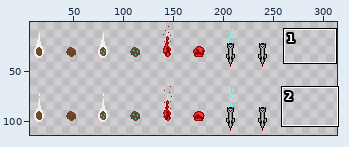
Two versions of one sprite sheet, game/assets/asteroid_sheet.png. The first picture is a wide view before the edit; the outline marks the close-up.
Close-up. Earlier state:
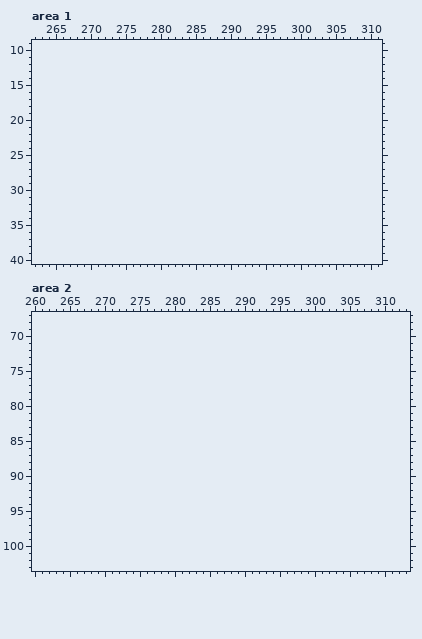
The file is 256x128 pixels. Colours within 5 levels of each other are drawn and written as one. Shown: area 1: x 262..311, y 9..40; area 2: x 260..313, y 67..103. The old version is drawn lined up with the new one, on the new canvas. The wide view leaves out empty margins.
And afterwards:
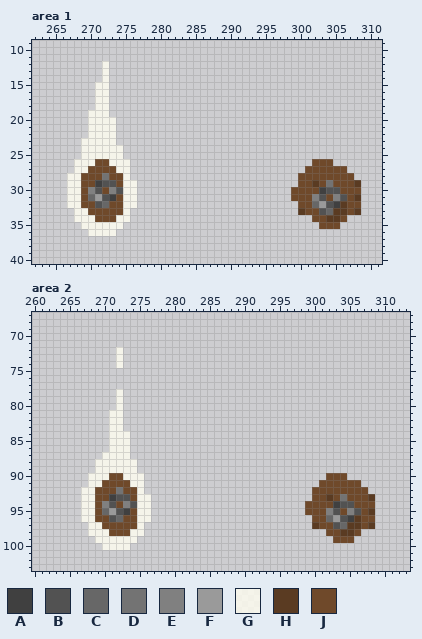
Palette (. is transparent): A #404040  B #525252  C #676767  D #737373  E #808080  F #9a9a9a  G #fffef0cc  H #5a3b22  J #6f492a
Commit message: Metal shard asteroid sprite
Change:
canvas 256x128 -> 320x128
Changed rows in their new state; - is an unchanged pixel.
Area 1:
first column x 267:
12 -----G------------------------------------
13 -----G------------------------------------
14 -----G------------------------------------
15 ----GG------------------------------------
16 ----GG------------------------------------
17 ----GG------------------------------------
18 ----GG------------------------------------
19 ---GGG------------------------------------
20 ---GGGG-----------------------------------
21 ---GGGG-----------------------------------
22 ---GGGG-----------------------------------
23 --GGGGG-----------------------------------
24 --GGGGGG----------------------------------
25 --GGGGGG----------------------------------
26 -GGGJJGGG--------------------------JJJ----
27 -GGJJJJGG-------------------------JJJJJJ--
28 GGJJJDJJG------------------------JJJJJJJJ-
29 GGJJABBJGG-----------------------JJHJDJJJH
30 GGJEBJEBGG----------------------JJJJABBJJJ
31 GGJCFBAJGG----------------------JJJEBJEBJH
32 GGJJBCJJGG-----------------------JJCFBAHJJ
33 -GGJJJJJG------------------------HJJBCHHJH
34 -GGGJJJGG--------------------------JJHHJ--
35 --GGGGGG----------------------------JJJ---
36 ---GGGG-----------------------------------
Area 2:
first column x 272:
 72 G
 73 G
 74 G
first column x 267:
 78 -----G------------------------------------
 79 -----G------------------------------------
 80 -----G------------------------------------
 81 ----GG------------------------------------
 82 ----GG------------------------------------
 83 ----GG------------------------------------
 84 ----GGG-----------------------------------
 85 ----GGG-----------------------------------
 86 ----GGG-----------------------------------
 87 ---GGGG-----------------------------------
 88 --GGGGGG----------------------------------
 89 --GGGGGG----------------------------------
 90 -GGGJJGGG--------------------------JJJ----
 91 -GGJJJJGG-------------------------JJJJJJ--
 92 GGJJJDJJG------------------------JJJJJJJJ-
 93 GGJJABBJGG-----------------------JJHJDJJJH
 94 GGJEBJEBGG----------------------JJJJABBJJJ
 95 GGJCFBAJGG----------------------JJJEBJEBJH
 96 GGJJBCJJGG-----------------------JJCFBAHJJ
 97 -GGJJJJJG------------------------HJJBCHHJH
 98 -GGGJJJGG--------------------------JJHHJ--
 99 --GGGGGG----------------------------JJJ---
100 ---GGGG-----------------------------------
